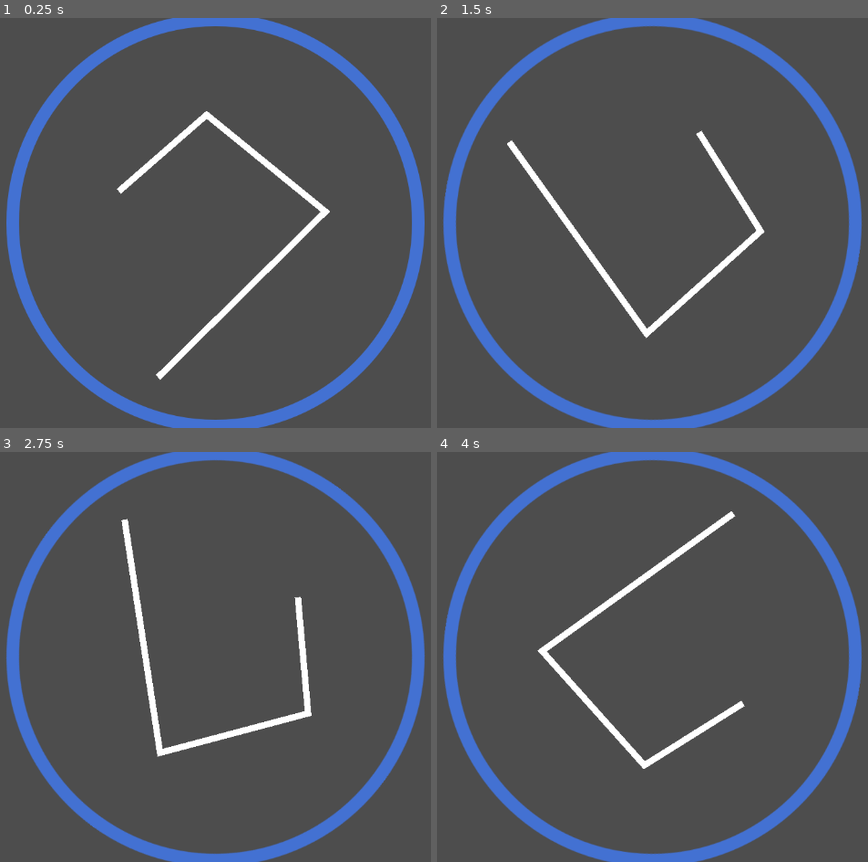
Above: before the commit, frames 1-4 (two rows, left to right).
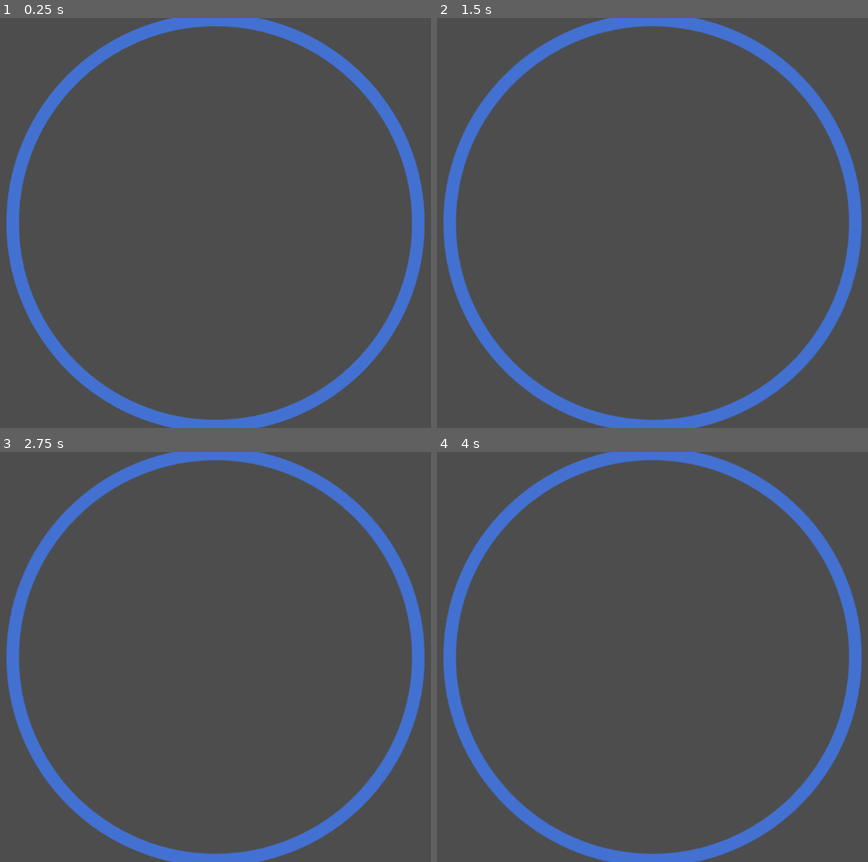
Above: after the commit, the same moments.

Repository: CE-Studio/gmtk-2023
Game: Godot game, scene res://level_main.tscn
Same seed, same stepped clock (60 frames per second), same inputs: the game is played once before the commit and once after it.
Inputs:
- Up to frame 1 (0.25 s): no input
- Up to frame 2 (1.5 s): tap Enter at 0.5 s; hold D (game_move_right) 0.53-1.28 s; hold A (game_move_left) from 1.28 s (still down)
- Up to frame 3 (2.75 s): release A (game_move_left) at 2.03 s; hold D (game_move_right) from 2.03 s (still down)
- Up to frame 4 (4 s): release D (game_move_right) at 3.53 s; hold A (game_move_left) from 3.53 s (still down)

The runs differ from the first frame. In frame 1, 2.0% of the frame differs, in the area x 27-77%, y 22-89%; in frame 2, 2.0%; in frame 3, 1.9%; in frame 4, 2.0%.

Commit message:
no message

Diff:
--- a/level_main.tscn
+++ b/level_main.tscn
@@ -25,5 +25,4 @@
 texture = ExtResource("1_u3fus")
 script = ExtResource("2_qb34w")
 
-[node name="Line2D" type="Line2D" parent="Control/Sprite2D"]
-points = PackedVector2Array(-153, -50, -14, -171, 174, -18, -91, 244)
+[node name="Line2D" type="Polygon2D" parent="Control/Sprite2D"]
